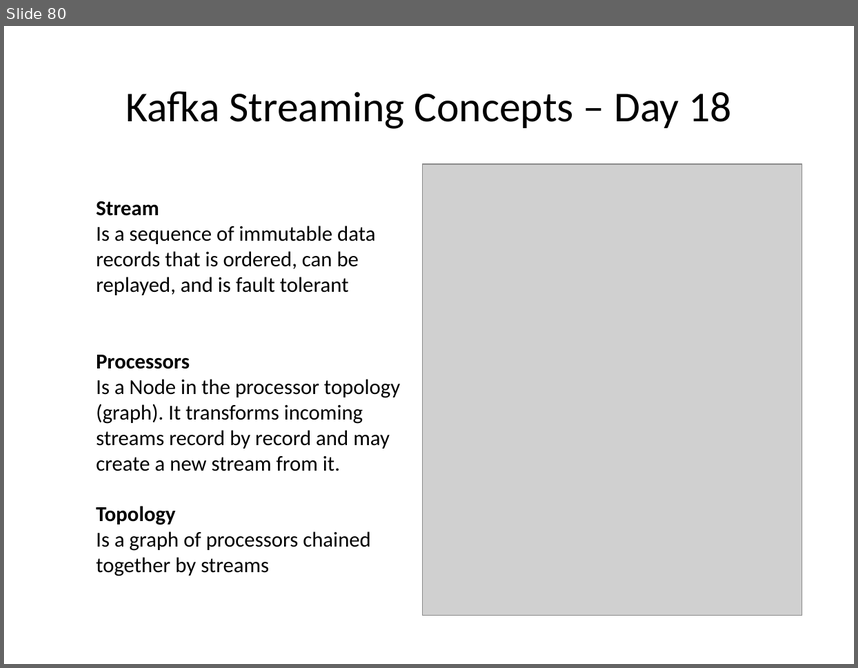
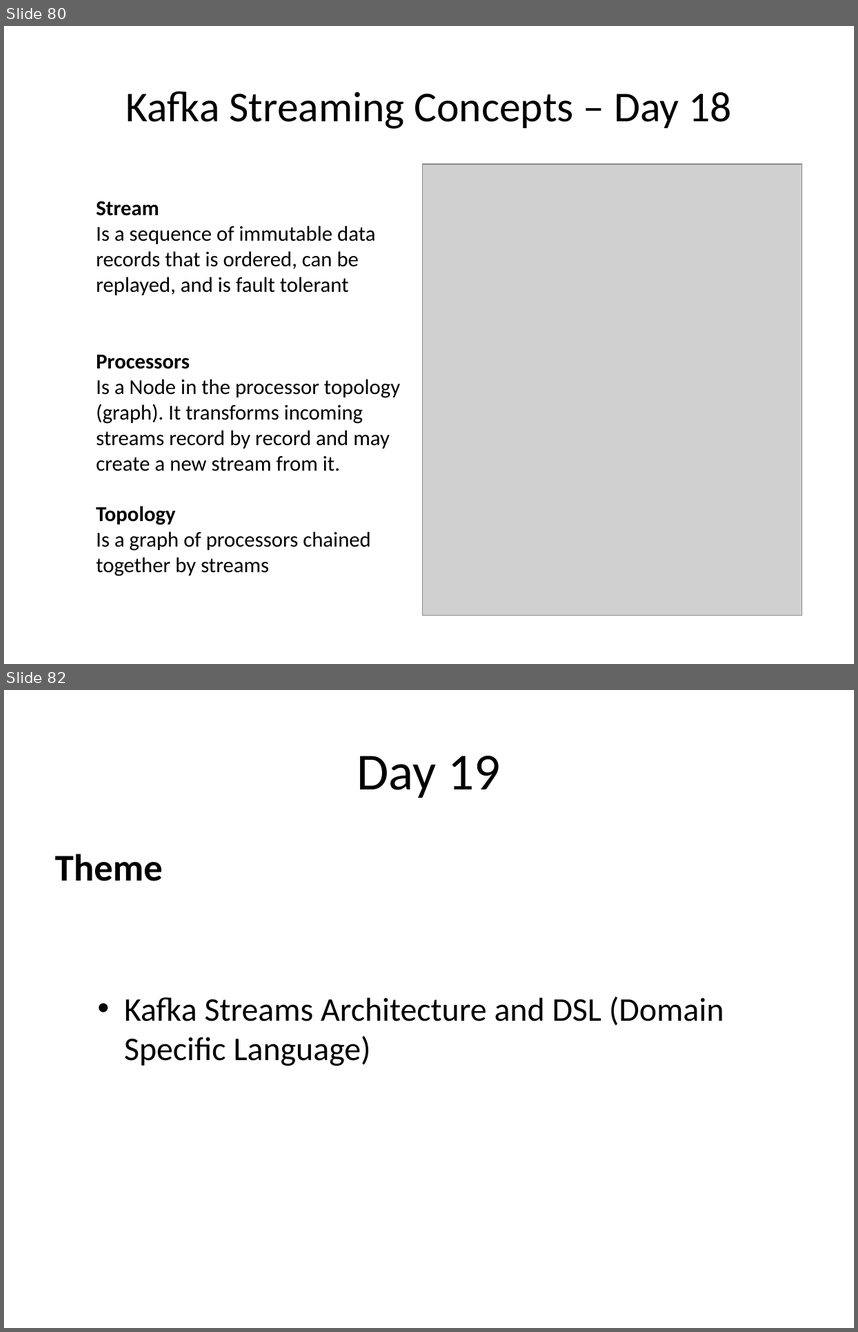
Before and after one commit to sreedharsingaraju/KafkaTutorials, a slide deck: PPT/Kafka-Teaching-Flow.pptx. Shown one above the other, each under a label of ours: slide 80 before the commit, slides 80 and 82 after it; the slides between them are not shown. The pictures are 858x668 and 858x1332 pixels, drawn with LibreOffice and Linux fonts; fonts in the diff are those of the drawing; grey boxes stand for pictures. Boxes give left, top, right and bottom in pixels: in the first picture for what was removed or moved away, otherwise in the second. Text is boxed around its words. In the diff, an @@ line names an element or a change of style, - is before the commit and + after.

Commit message:
added stream arch
added streans arch and explained wordcount in diagrams

```diff
--- a/PPT/Kafka-Teaching-Flow.pptx
+++ b/PPT/Kafka-Teaching-Flow.pptx
@@ slide 82 added at bbox=[4, 690, 854, 1328], background #FFFFFF @@
@@ title added at bbox=[357, 756, 501, 798], 44 pt, text #000000 @@
+Day 19
@@ text added at bbox=[55, 854, 724, 1066], 28 pt, text #000000 @@
+Theme
+  • Kafka Streams Architecture and DSL (Domain Specific Language)
```
Also in this commit, not shown: 2 slides changed, 6 other slides added, 2 other files.
